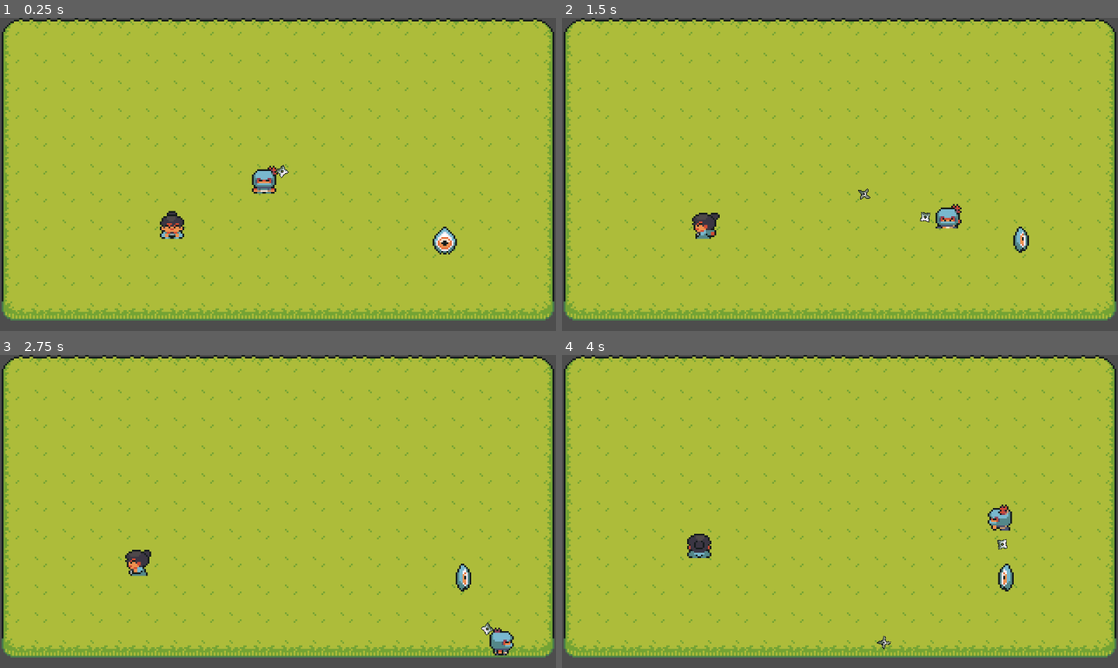
Above: before the commit, frames 1-4 (two rows, left to right).
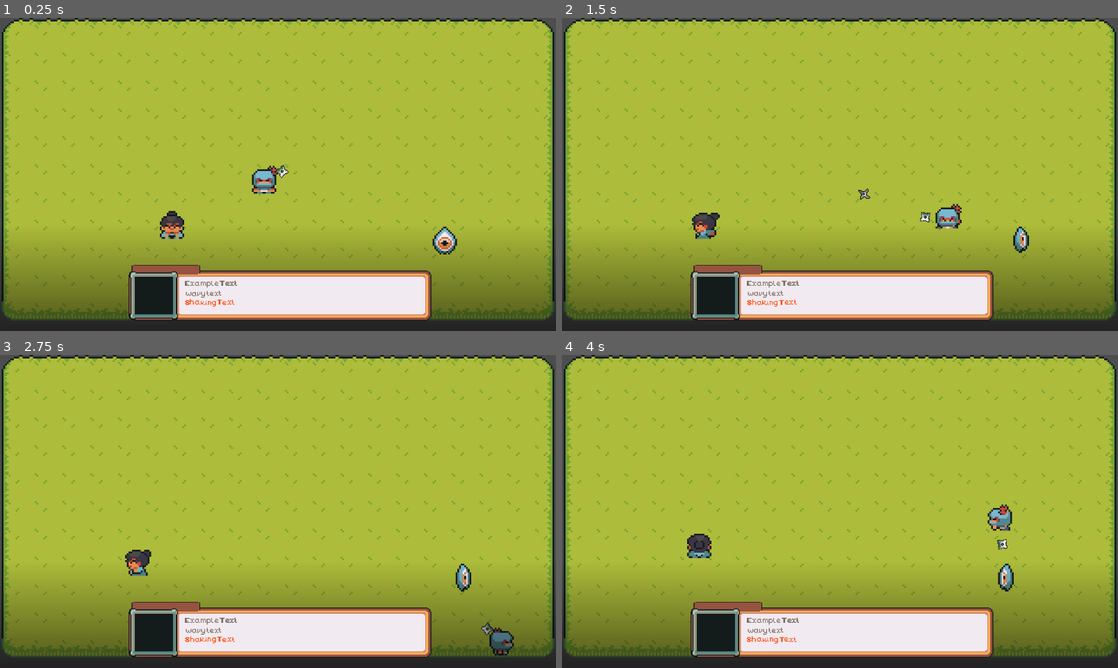
Above: after the commit, the same moments.

Repository: mystal/wild-jam-81
Game: Godot game, scene res://dev/levels/test_level.tscn
The game is run twice, just before and just after one commit, with the same random seed, the same clock (stepped at 60 frames per second) and the same inputs.
Inputs (mouse positions are in pixels of both pictures, inside the frame that each line leads up to):
- Up to frame 1 (0.25 s): no input
- Up to frame 2 (1.5 s): move the mouse to (962, 158) at 0.52 s; hold D (move_right) 0.53-1.28 s; right-click (962, 158) at 0.6 s; move the mouse to (728, 190) at 1.27 s; hold S (move_down) from 1.28 s (still down); right-click (728, 190) at 1.35 s
- Up to frame 3 (2.75 s): move the mouse to (333, 442) at 2.02 s; release S (move_down) at 2.03 s; hold D (move_right) from 2.03 s (still down); right-click (333, 442) at 2.1 s
- Up to frame 4 (4 s): move the mouse to (812, 574) at 2.77 s; release D (move_right) at 2.78 s; hold W (move_up) 2.78-3.53 s; right-click (812, 574) at 2.85 s; move the mouse to (1006, 558) at 3.52 s; hold A (move_left) from 3.53 s (still down); right-click (1006, 558) at 3.6 s

The runs differ from the first frame. In frame 1, 26% of the frame differs, in the area x 0-100%, y 72-100%; in frame 2, 26%; in frame 3, 26%; in frame 4, 26%.

Commit message:
feat: add initial dialogue system - WIP

Diff:
--- a/dev/levels/test_level.tscn
+++ b/dev/levels/test_level.tscn
@@ -1,11 +1,14 @@
-[gd_scene load_steps=5 format=4 uid="uid://jao466m0tmgv"]
+[gd_scene load_steps=6 format=4 uid="uid://jao466m0tmgv"]
 
+[ext_resource type="PackedScene" uid="uid://47efbw7y2jo6" path="res://entities/dialogue/dialogue_system.tscn" id="1_01bur"]
 [ext_resource type="PackedScene" uid="uid://di4r6bs6yv2t2" path="res://entities/player/player.tscn" id="1_dvnf3"]
 [ext_resource type="TileSet" uid="uid://c4rh4wjqbgjo1" path="res://levels/tilesets/floor_tileset.tres" id="1_kpeuh"]
 [ext_resource type="PackedScene" uid="uid://6fgjc66wuimr" path="res://entities/enemies/eye/evil_eye.tscn" id="3_qyr1s"]
 [ext_resource type="PackedScene" uid="uid://2ppj4lvpgxpx" path="res://entities/npc/samurai_blue/samurai_blue.tscn" id="4_dkl2h"]
 
 [node name="TestLevel" type="Node2D"]
+
+[node name="DialogueSystem" parent="." instance=ExtResource("1_01bur")]
 
 [node name="Tiles" type="Node2D" parent="."]
 
--- a/entities/dialogue/dialogue_system.gd
+++ b/entities/dialogue/dialogue_system.gd
@@ -1,3 +1,2 @@
-@tool
 @icon("res://entities/dialogue/dialogue_icon.png")
 class_name DialogueSystemNode extends CanvasLayer
--- a/entities/dialogue/dialogue_system.tscn
+++ b/entities/dialogue/dialogue_system.tscn
@@ -1,6 +1,28 @@
-[gd_scene load_steps=2 format=3 uid="uid://47efbw7y2jo6"]
+[gd_scene load_steps=8 format=3 uid="uid://47efbw7y2jo6"]
 
 [ext_resource type="Script" uid="uid://c6ssd3edqjcdr" path="res://entities/dialogue/dialogue_system.gd" id="1_q5vcs"]
+[ext_resource type="Texture2D" uid="uid://8mypqlcg4l2w" path="res://entities/dialogue/DialogBoxFaceset.png" id="2_ci4hd"]
+[ext_resource type="FontFile" uid="uid://bjp01p8us6op4" path="res://entities/dialogue/NormalFont.ttf" id="3_ci4hd"]
+
+[sub_resource type="Gradient" id="Gradient_q5vcs"]
+colors = PackedColorArray(1, 1, 1, 1, 1, 1, 1, 0)
+
+[sub_resource type="GradientTexture2D" id="GradientTexture2D_ff65t"]
+gradient = SubResource("Gradient_q5vcs")
+fill_from = Vector2(0, 1)
+fill_to = Vector2(0, 0)
+
+[sub_resource type="StyleBoxTexture" id="StyleBoxTexture_ci4hd"]
+content_margin_left = 130.0
+content_margin_top = 30.0
+content_margin_right = 130.0
+content_margin_bottom = 30.0
+texture = ExtResource("2_ci4hd")
+texture_margin_top = 4.24098
+
+[sub_resource type="FontVariation" id="FontVariation_ci4hd"]
+base_font = ExtResource("3_ci4hd")
+variation_embolden = 0.5
 
 [node name="DialogueSystem" type="CanvasLayer"]
 process_mode = 3
@@ -14,3 +36,38 @@
 anchor_bottom = 1.0
 grow_horizontal = 2
 grow_vertical = 2
+
+[node name="TextureRect" type="TextureRect" parent="DialogueUI"]
+modulate = Color(0, 0, 0, 0.541176)
+layout_mode = 1
+anchors_preset = 12
+anchor_top = 1.0
+anchor_right = 1.0
+anchor_bottom = 1.0
+offset_top = -248.0
+grow_horizontal = 2
+grow_vertical = 0
+texture = SubResource("GradientTexture2D_ff65t")
+
+[node name="PanelContainer" type="PanelContainer" parent="DialogueUI"]
+layout_mode = 1
+anchors_preset = 2
+anchor_top = 1.0
+anchor_bottom = 1.0
+offset_left = 296.0
+offset_top = -152.0
+offset_right = 993.0
+offset_bottom = -24.0
+grow_vertical = 0
+theme_override_styles/panel = SubResource("StyleBoxTexture_ci4hd")
+
+[node name="RichTextLabel" type="RichTextLabel" parent="DialogueUI/PanelContainer"]
+layout_mode = 2
+theme_override_colors/default_color = Color(0.439216, 0.396078, 0.321569, 1)
+theme_override_fonts/normal_font = ExtResource("3_ci4hd")
+theme_override_fonts/bold_font = SubResource("FontVariation_ci4hd")
+bbcode_enabled = true
+text = "Example [b]Text[/b]
+[wave] wavy text [/wave]
+[shake][color=orangered]Shaking Text [/color][/shake]"
+scroll_active = false
Binary file added: entities/dialogue/DialogBox.png
Not shown, added: entities/dialogue/DialogBox.png.import
Binary file added: entities/dialogue/DialogBoxFaceset.png
Not shown, added: entities/dialogue/DialogBoxFaceset.png.import
Binary file added: entities/dialogue/DialogueBoxSimple.png
Not shown, added: entities/dialogue/DialogueBoxSimple.png.import
Binary file added: entities/dialogue/NormalFont.ttf
Not shown, added: entities/dialogue/NormalFont.ttf.import
Binary file added: entities/dialogue/font24x30.png
Not shown, added: entities/dialogue/font24x30.png.import
Binary file added: entities/dialogue/font8x8.png
Not shown, added: entities/dialogue/font8x8.png.import
